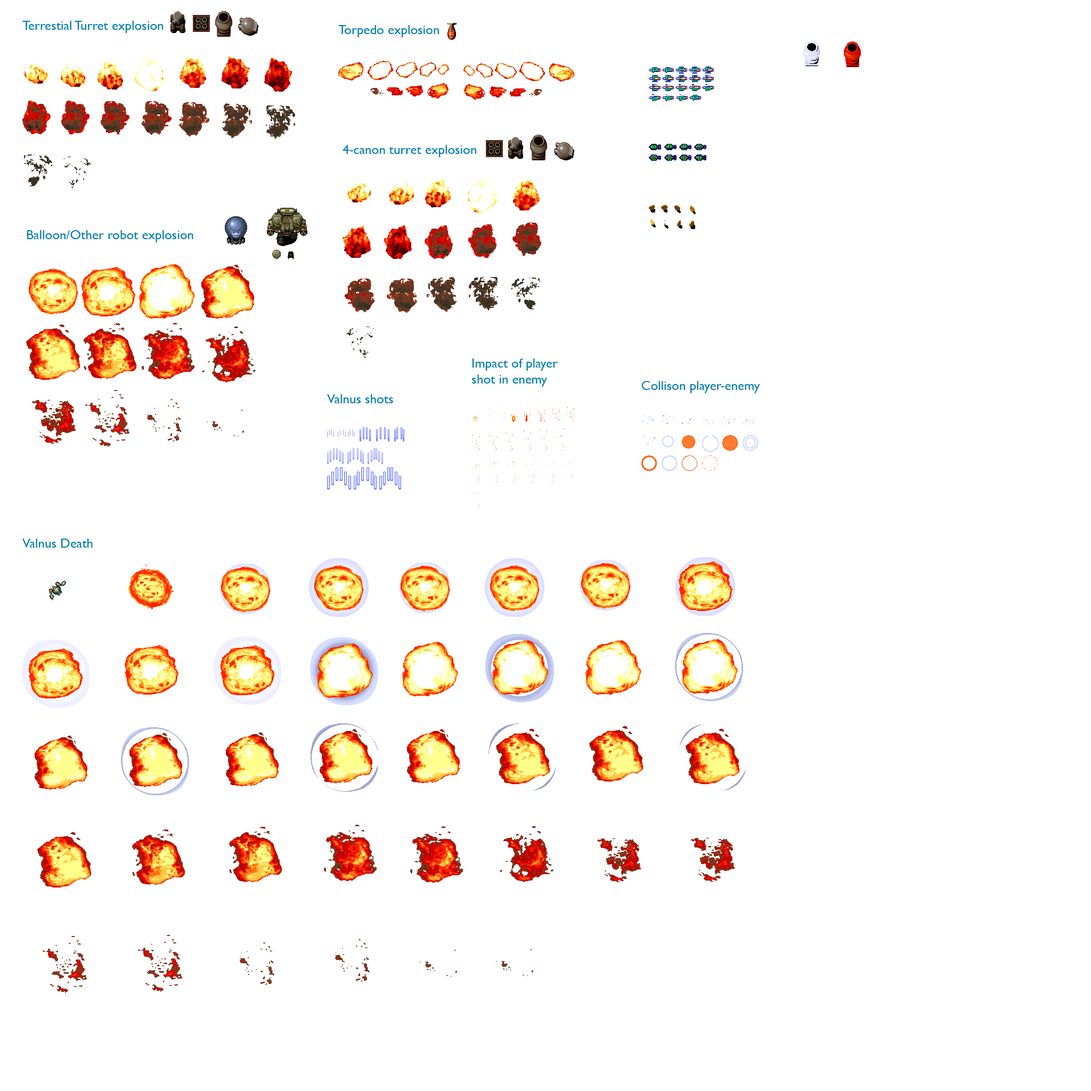
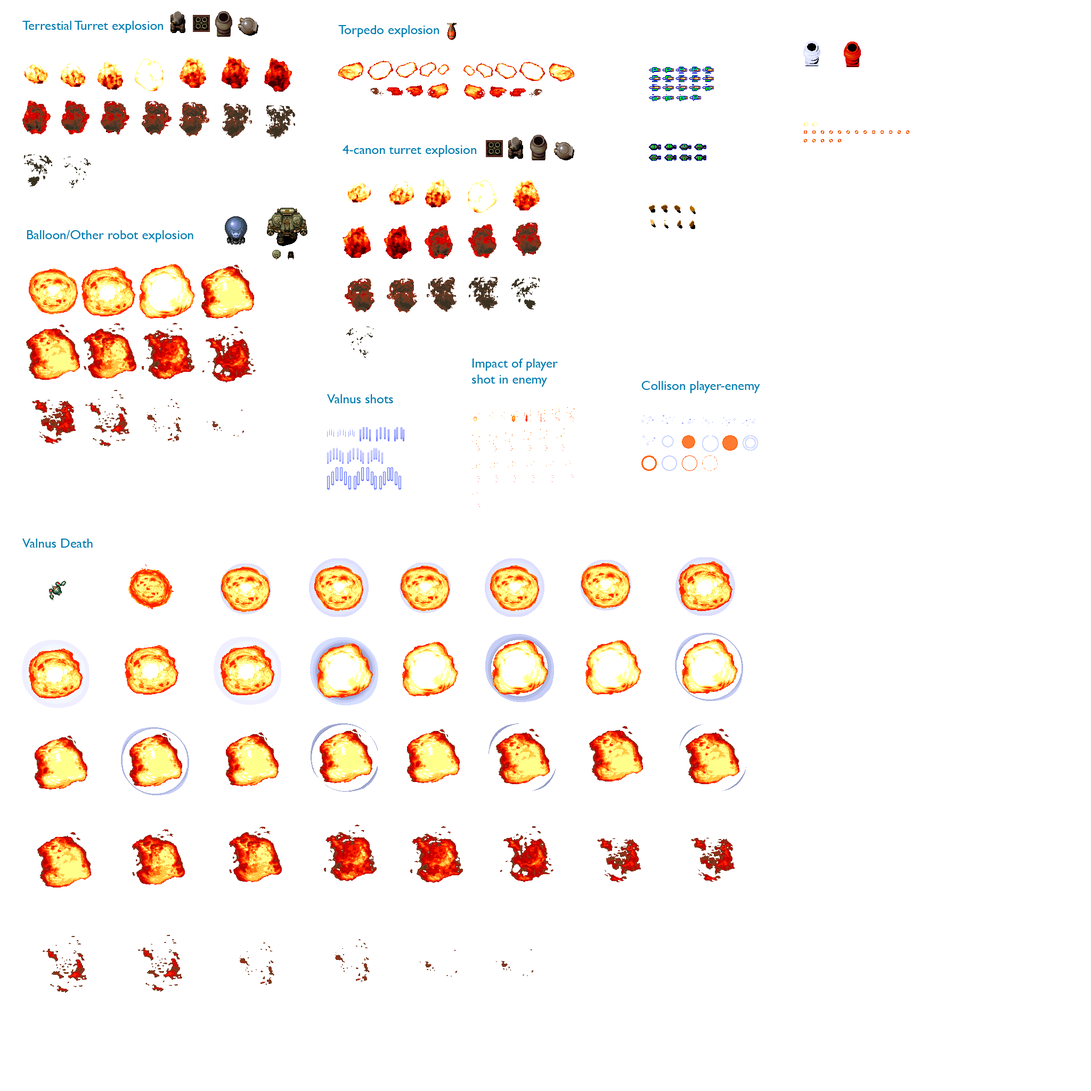
Revision of a layered (1091, 1091) image; what changed, layer by layer:
added layer "Capa 21" above "Capa 20" over [left=804, top=122, right=818, bottom=127]
added layer "Capa 20" above "Capa 19" over [left=803, top=130, right=910, bottom=143]
